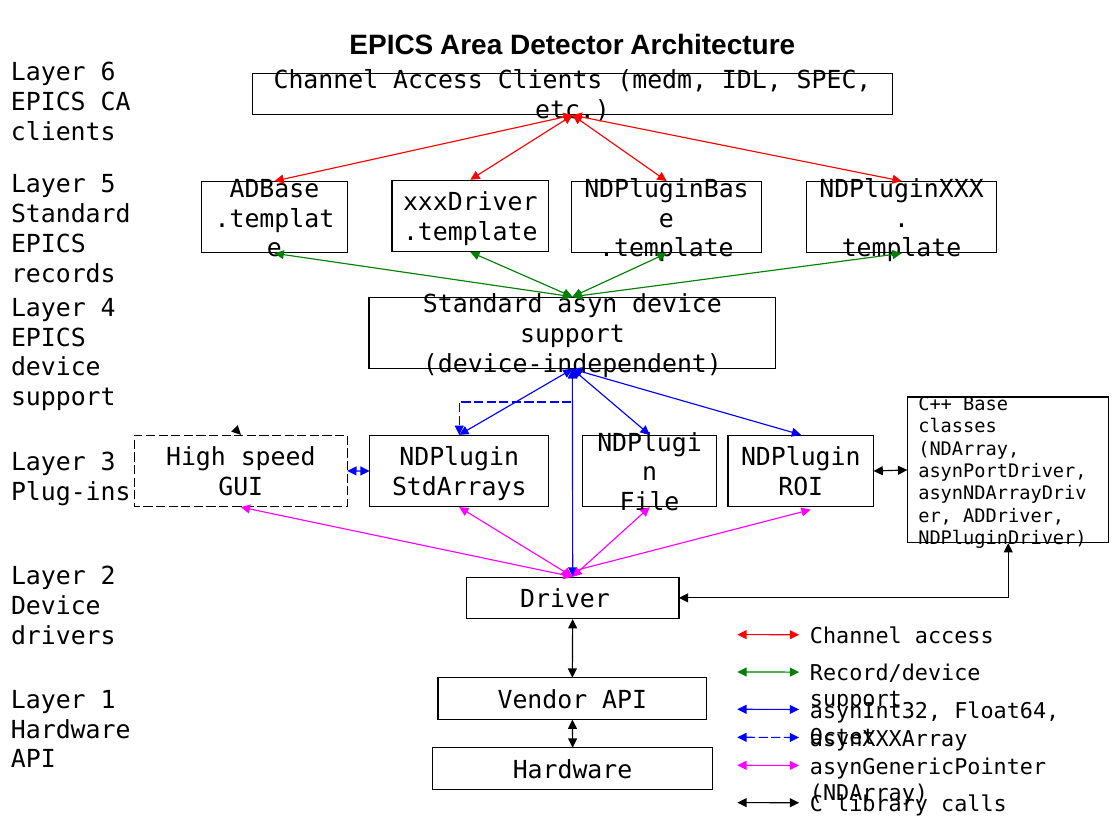
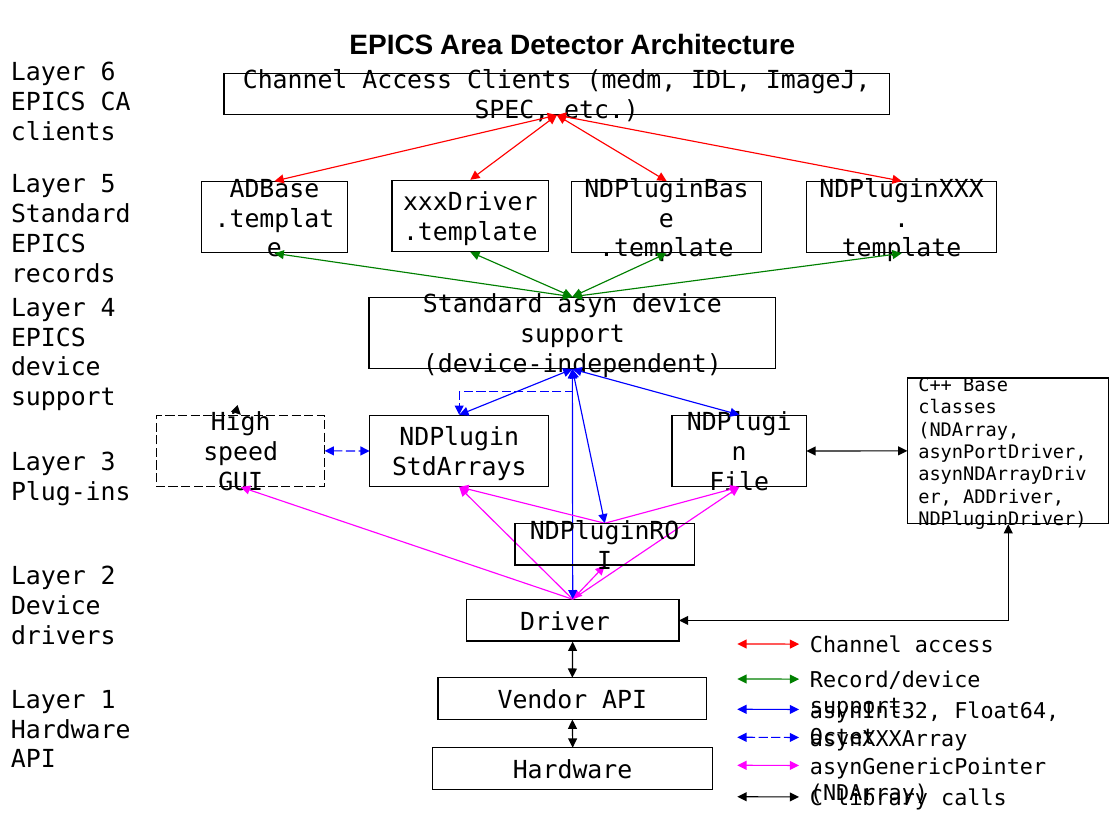
Before and after one commit to areaDetector/ADADSC, a slide deck: slide 1 of documentation/areaDetectorArchitecture.ppt. Drawn at 1120x840 pixels with LibreOffice and Linux fonts; fonts in the diff are those of the drawing. Boxes give left, top, right and bottom in pixels: in the first picture for what was removed or moved away, otherwise in the second. Text is boxed around its words. In the diff, an @@ line names an element or a change of style, - is before the commit and + after.

```diff
--- a/documentation/areaDetectorArchitecture.ppt
+++ b/documentation/areaDetectorArchitecture.ppt
@@ rectangle "Channel Access Clients (medm, IDL, ..." resized from (x1=253, y1=73, x2=893, y2=114) to (x1=224, y1=73, x2=889, y2=114) @@
@@ text in rectangle at (x1=243, y1=69, x2=871, y2=125): text changed @@
-Channel Access Clients (medm, IDL, SPEC, etc.)
+Channel Access Clients (medm, IDL, ImageJ, SPEC, etc.)
@@ double arrow moved from (572, 115) - (274, 181) to (557, 115) - (274, 181) @@
@@ double arrow moved from (572, 115) - (470, 180) to (557, 115) - (470, 180) @@
@@ double arrow moved from (572, 115) - (902, 181) to (557, 115) - (902, 181) @@
@@ double arrow moved from (572, 115) - (666, 181) to (557, 115) - (666, 181) @@
@@ elbow double arrow moved from (572, 370) - (459, 435) to (572, 370) - (459, 414) @@
@@ double arrow moved from (572, 370) - (459, 435) to (572, 370) - (459, 414) @@
@@ double arrow moved from (572, 368) - (572, 577) to (572, 368) - (572, 599) @@
@@ double arrow moved from (572, 370) - (801, 435) to (572, 370) - (739, 414) @@
@@ double arrow moved from (572, 370) - (650, 435) to (572, 368) - (605, 523) @@
@@ rectangle "High speed GUI" resized from (x1=134, y1=436, x2=347, y2=507) to (x1=157, y1=416, x2=325, y2=487) @@
@@ 2 rectangles, 1 arrow moved together from (x1=241, y1=396, x2=1109, y2=542) to (x1=241, y1=377, x2=1109, y2=523) @@
@@ rectangle "NDPlugin File" moved from (x1=582, y1=436, x2=717, y2=507) to (x1=672, y1=416, x2=806, y2=487) @@
@@ double arrow moved from (347, 470) - (370, 472) to (325, 451) - (370, 451) @@
@@ double arrow moved from (907, 470) - (874, 472) to (907, 451) - (806, 451) @@
@@ double arrow moved from (572, 577) - (241, 507) to (572, 599) - (241, 487) @@
@@ double arrow (572, 599) - (241, 487): double arrow to arrow @@
@@ double arrow moved from (459, 507) - (572, 577) to (572, 599) - (459, 487) @@
@@ double arrow (572, 599) - (459, 487): double arrow to arrow @@
@@ arrow added from (605, 523) to (459, 487), #FF00FF 0.74 pt @@
@@ double arrow moved from (811, 510) - (560, 575) to (572, 599) - (739, 487) @@
@@ double arrow (572, 599) - (739, 487): double arrow to arrow @@
@@ arrow added from (605, 523) to (739, 487), #FF00FF 0.74 pt @@
@@ rectangle "NDPluginROI" resized from (x1=728, y1=436, x2=874, y2=507) to (x1=515, y1=524, x2=694, y2=566) @@
@@ elbow double arrow moved from (679, 598) - (1008, 543) to (679, 620) - (1008, 524) @@
@@ double arrow moved from (650, 507) - (572, 577) to (605, 566) - (572, 599) @@
@@ rectangle "Driver" moved from (x1=466, y1=577, x2=679, y2=618) to (x1=466, y1=600, x2=679, y2=642) @@
@@ double arrow moved from (572, 619) - (572, 678) to (572, 642) - (572, 678) @@
@@ 2 texts, 1 double arrow moved together from (x1=737, y1=626, x2=994, y2=712) to (x1=737, y1=635, x2=994, y2=719) @@
@@ double arrow moved from (737, 672) - (799, 672) to (737, 679) - (799, 679) @@
@@ text "C library calls" moved from (x1=810, y1=793, x2=1007, y2=816) to (x1=810, y1=787, x2=1007, y2=810) @@
@@ double arrow moved from (737, 803) - (799, 803) to (737, 796) - (799, 797) @@
```
Also in this commit, not shown: 1 other file.
